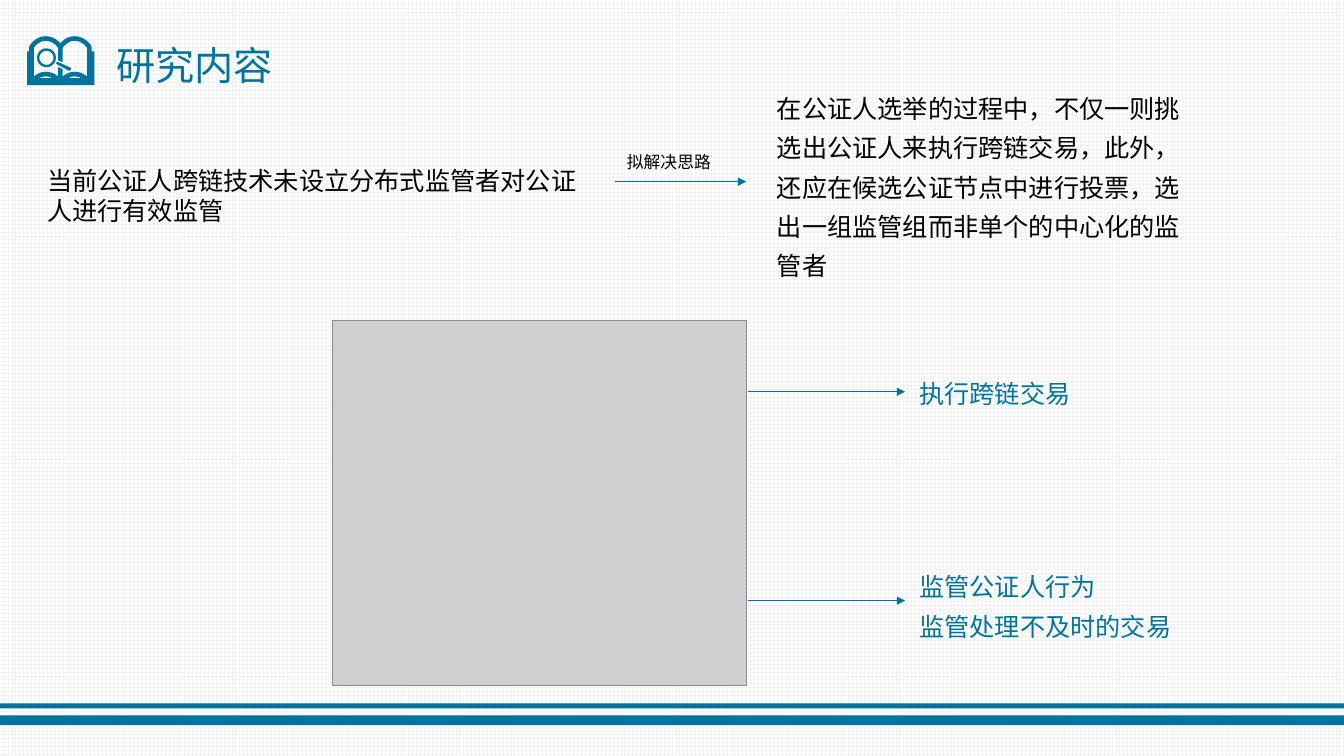
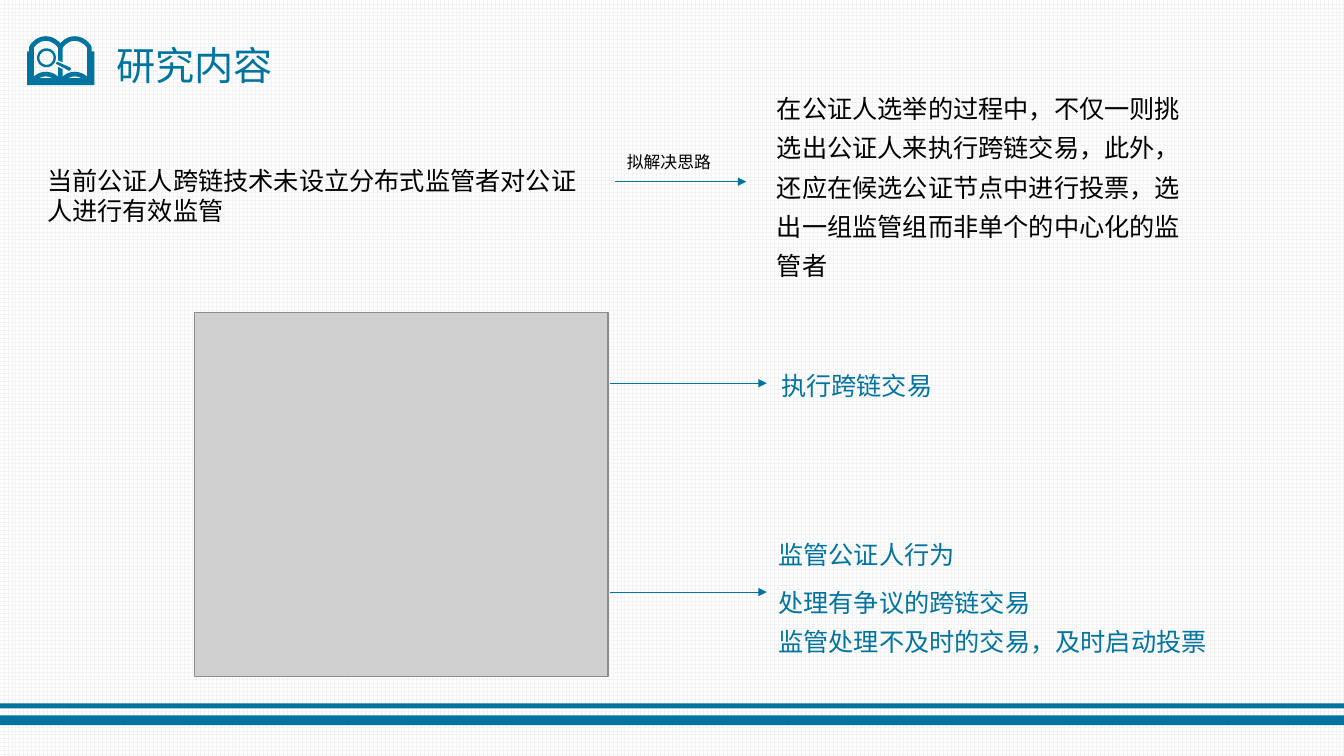
Before and after one commit to jiangquanli-0304/notary, a slide deck: slide 16 of 开题报告.pptx (slide 15 before the commit). Drawn at 1344x756 pixels with LibreOffice and Linux fonts; fonts in the diff are those of the drawing; grey boxes stand for pictures. Boxes give left, top, right and bottom in pixels: in the first picture for what was removed or moved away, otherwise in the second. Text is boxed around its words. In the diff, an @@ line names an element or a change of style, - is before the commit and + after.

```diff
--- a/开题报告.pptx
+++ b/开题报告.pptx
@@ text at bbox=[778, 543, 1206, 654]: text changed @@
-监管公证人行为
-监管处理不及时的交易
+监管公证人行为
+处理有争议的跨链交易
+监管处理不及时的交易，及时启动投票
@@ 2 arrows, 1 picture, 1 text: place and size @@
-2 arrows, 1 picture, 1 text at bbox=[333, 321, 1070, 685]
+2 arrows, 1 picture, 1 text at bbox=[195, 313, 932, 677]
```
Also in this commit, not shown: 12 other slides changed, 1 slide added, 2 slides removed, 6 other files.
